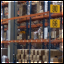
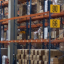
Before/after of a 64 x 64 layered artwork. What changed in the layer stack:
removed layer "overlay" (was overlay) over [1, 1, 63, 63]
removed layer "border" over [0, 0, 64, 64]
